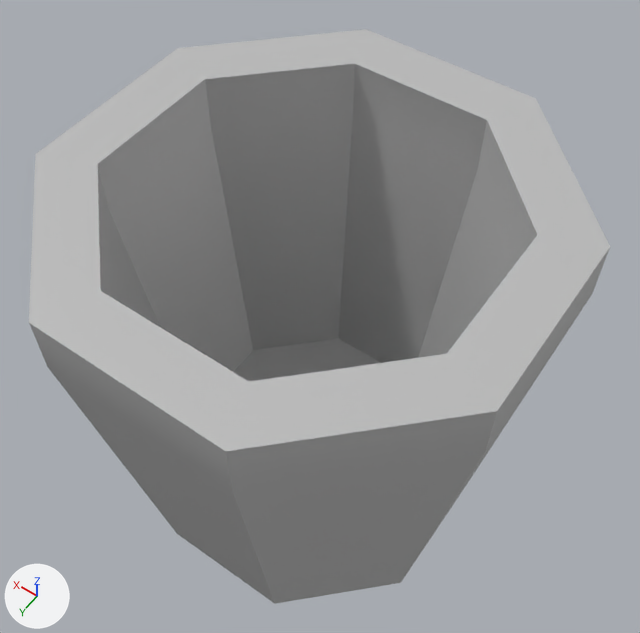
A saved change to the FBX model Assets/3dModel/DrinksMenu3.fbx.
Both versions are drawn from a 50 mm camera at (-0.01003, 0.01359, 0.0305) aimed at (0.00033, -0.00091, 0.00771). Arrows for +X, +Y and +Z are at lower left; the lights stay in place. Where no turn or scale is listed for an object, it has been applied to the vertices.

Before the edit, the objects in view are built like this:
```python
me_mesh = bpy.data.meshes.new('Mesh')
me_mesh.from_pydata(...)  # 50 vertices, 56 faces; spans x -0.00719..0.00719, y -0.00719..0.00719, z -0.00698..0.00698
me_mesh.materials.append(mat_lambert1)  # grey #bcbcbc
ob_pcylinder3 = bpy.data.objects.new('pCylinder3', me_mesh)
ob_pcylinder3.location = (0.0, 0.0, 0.00698)
```
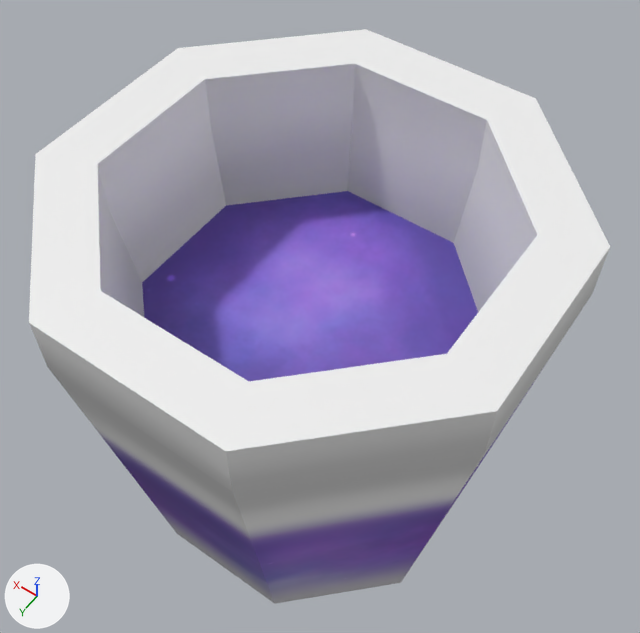
Boxes (x1, y1, x2, y2) around the edits, measured in the pictures (640 x 633 px; the box of a moved part takes in the faces that stretch with it):
'pCylinder3', recoloured, reshaped, surface changed (grey to white)
    both: (29, 29, 610, 604)
part 1 of me_mesh, moved or reshaped
    both: (110, 112, 516, 381)
part 2 of me_mesh, surface changed (grey to white)
    both: (29, 29, 610, 604)

What the commit changed:
Picture 'Drinks3.png' (img_drinks3_png) is new.
Material 'lambert2' (mat_lambert2) is new.
Its texture is img_drinks3_png (with its transparency).
me_mesh has 50 vertices, 56 faces and spans x -0.00719..0.00719, y -0.00719..0.00719, z -0.00698..0.00698.
me_mesh is used by ob_pcylinder3; location (0.0, 0.0, 0.00698).
me_mesh no longer uses material mat_lambert1 (grey #bcbcbc).
me_mesh part 1: all 9 vertices in x -0.00416..0.00416, y -0.00416..0.00416, z -0.00511 are scaled about their middle by (1.22, 1.22, 1), then moved by (0.0, 0.0, 0.00722).
me_mesh part 2: texture (UV) coordinates of 56 of 56 faces, centred in x -0.00717..0.00717, y -0.00717..0.00717, z -0.00698..0.00698, changed; they spanned u 0.0..1.0, v 0.0..1.0 and now span u 0.03..0.97, v 0.03..0.96.
me_mesh now uses material mat_lambert2 (picture img_drinks3_png).
